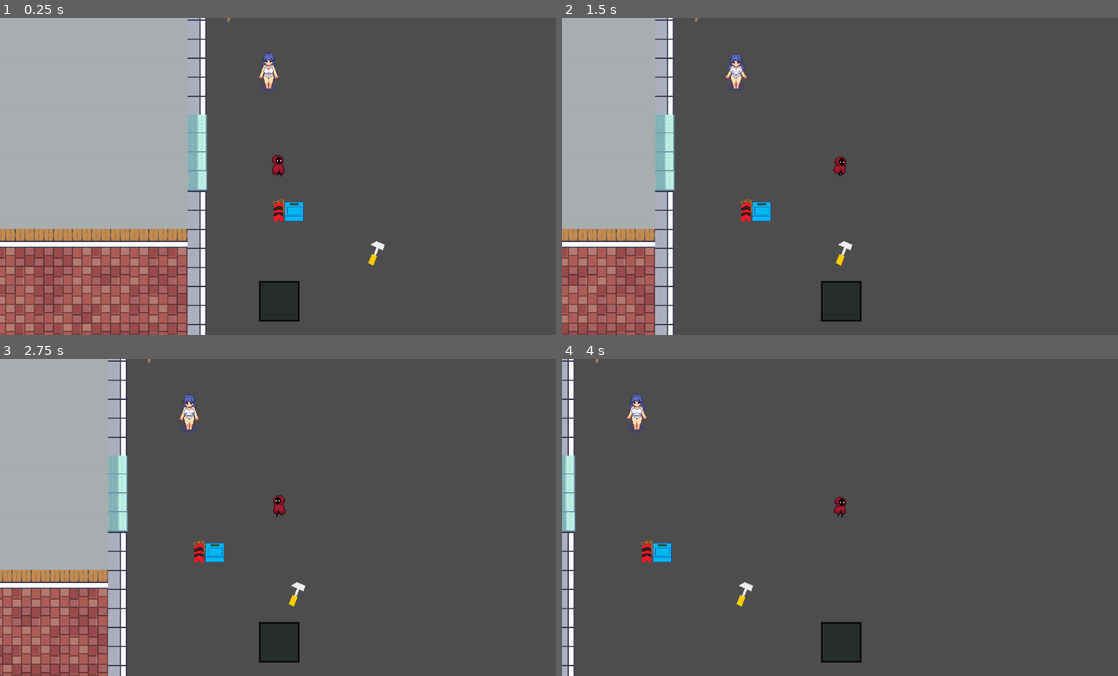
Above: before the commit, frames 1-4 (two rows, left to right).
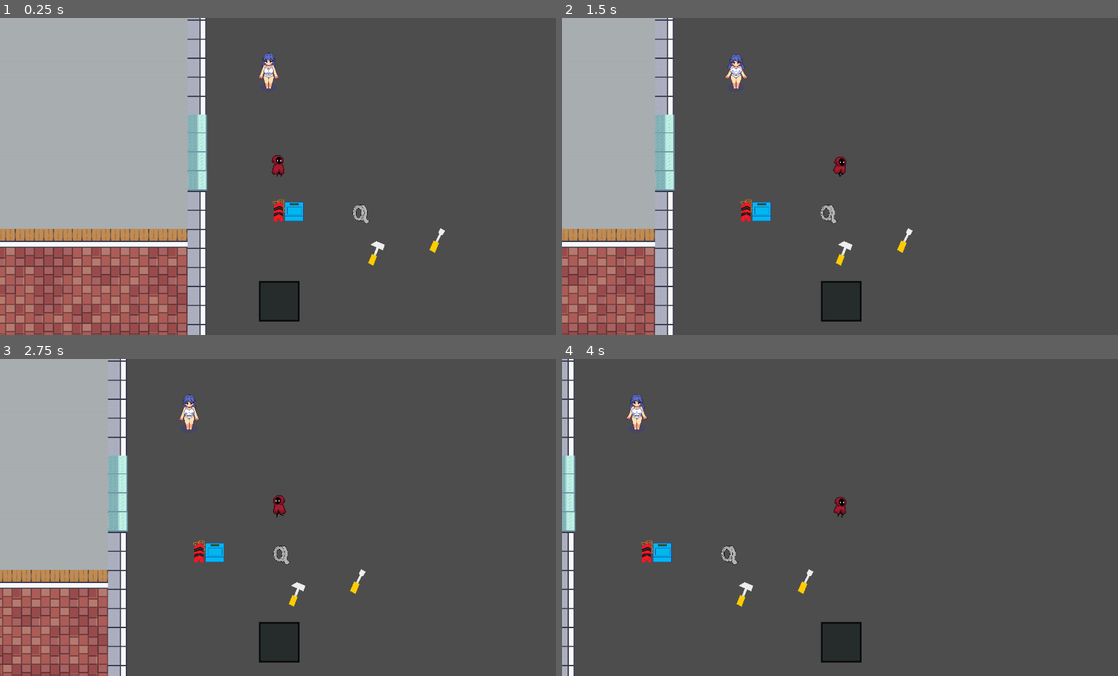
Above: after the commit, the same moments.

Repository: BrainFartScientist/bomb-game
Game: Godot game, scene res://scenes/level_01.tscn
Same seed, same stepped clock (60 frames per second), same inputs: the game is played once before the commit and once after it. This scene is started directly instead of the project's main scene.
Inputs (mouse positions are in pixels of both pictures, inside the frame that each line leads up to):
- Up to frame 1 (0.25 s): no input
- Up to frame 2 (1.5 s): tap Enter (ui_accept) at 0.5 s; move the mouse to (962, 160) at 0.52 s; hold D (move_right) from 0.53 s (still down); tap E (use_item) at 0.6 s; click (962, 160) at 0.67 s; tap Space (jump) at 0.77 s; move the mouse to (728, 192) at 1.27 s; tap F (chat) at 1.35 s
- Up to frame 3 (2.75 s): tap Space (jump) at 1.52 s; tap E (use_item) at 1.55, 2.3 s; move the mouse to (333, 447) at 2.02 s; release D (move_right) at 2.03 s; hold A (move_left) from 2.03 s (still down); click (333, 447) at 2.1 s
- Up to frame 4 (4 s): move the mouse to (812, 580) at 2.77 s; release A (move_left) at 2.78 s; hold D (move_right) from 2.78 s (still down); tap E (use_item) at 2.85, 3.6 s; click (812, 580) at 2.92 s; tap Space (jump) at 3.02, 3.77 s; move the mouse to (1006, 565) at 3.52 s

The runs differ from the first frame. In frame 1, 0.2% of the frame differs, in the area x 40-80%, y 0-75%; in frame 2, 0.2%; in frame 3, 0.2%; in frame 4, 0.2%.

Commit message:
Fixed bug

Diff:
--- a/scenes/level.tscn
+++ b/scenes/level.tscn
@@ -1,13 +1,12 @@
-[gd_scene load_steps=14 format=4 uid="uid://c0dilndsxtb0b"]
+[gd_scene load_steps=16 format=4 uid="uid://c0dilndsxtb0b"]
 
 [ext_resource type="Texture2D" uid="uid://dn33au3kv2aw7" path="res://assets/graphics/tilemap/Interiors_free_48x48.png" id="1_ac0sr"]
 [ext_resource type="Script" path="res://scenes/level.gd" id="1_lv1my"]
 [ext_resource type="Texture2D" uid="uid://c1t43vysx4uwv" path="res://assets/graphics/tilemap/Room_Builder_free_48x48.png" id="2_6d3mg"]
-[ext_resource type="PackedScene" uid="uid://cknfqe3di5lqi" path="res://scenes/tools/hammer.tscn" id="3_7fmch"]
 [ext_resource type="PackedScene" uid="uid://y8atnhog85c4" path="res://scenes/npcs/npc_01.tscn" id="4_tk0dy"]
 [ext_resource type="PackedScene" uid="uid://b7rqkmih4nqjp" path="res://scenes/player.tscn" id="5_2rqd1"]
 [ext_resource type="Script" path="res://scripts/npc_roaming.gd" id="5_a2u4c"]
-[ext_resource type="PackedScene" uid="uid://dty25t77687gl" path="res://scenes/window.tscn" id="5_c15bm"]
+[ext_resource type="PackedScene" path="res://scenes/window.tscn" id="5_c15bm"]
 [ext_resource type="PackedScene" uid="uid://bokajgctmqvq3" path="res://scenes/bombs/bomb_01_overworld.tscn" id="6_k1dbt"]
 [ext_resource type="Texture2D" uid="uid://bx01o7irndd2i" path="res://assets/gui/ToolBox.png" id="7_cueb0"]
 [ext_resource type="PackedScene" uid="uid://cwq75mpb28ixg" path="res://scenes/tools/item.tscn" id="8_clihd"]
@@ -1496,9 +1495,6 @@
 tile_set = SubResource("TileSet_rkmxv")
 script = SubResource("GDScript_qp784")
 
-[node name="Hammer" parent="." instance=ExtResource("3_7fmch")]
-position = Vector2(2689, 481)
-
 [node name="Window" parent="." instance=ExtResource("5_c15bm")]
 position = Vector2(2605, 770)
 
@@ -1547,27 +1543,16 @@
 [node name="Bomb01Overworld" parent="." instance=ExtResource("6_k1dbt")]
 position = Vector2(2832, 1022)
 
-[node name="ducttape" parent="." instance=ExtResource("8_clihd")]
-position = Vector2(3187, 999)
-scale = Vector2(0.6, 0.6)
-tool = "ducttape"
-script = null
-
-[node name="screwdriver" parent="."]
-_import_path = NodePath("")
-unique_name_in_owner = false
-process_mode = 0
-process_priority = 0
-process_physics_priority = 0
-process_thread_group = 0
-physics_interpolation_mode = 0
-auto_translate_mode = 0
-editor_description = ""
-position = Vector2(3080, 874)
-scale = Vector2(0.6, 0.6)
-script = null
-
 [node name="hammer" parent="." instance=ExtResource("8_clihd")]
 position = Vector2(3056, 1096)
 scale = Vector2(0.6, 0.6)
 tool = "hammer"
+
+[node name="screwdriver" parent="." instance=ExtResource("8_clihd")]
+position = Vector2(3209, 1064)
+scale = Vector2(0.6, 0.6)
+
+[node name="ducttape" parent="." instance=ExtResource("8_clihd")]
+position = Vector2(3016, 998)
+scale = Vector2(0.6, 0.6)
+tool = "ducttape"
--- a/scenes/level_01.tscn
+++ b/scenes/level_01.tscn
@@ -9,6 +9,9 @@
 level = NodePath("Level")
 
 [node name="Level" parent="." instance=ExtResource("1_i5tay")]
+position = Vector2(0, 0)
+script = null
 
 [node name="Bomb_01" parent="." instance=ExtResource("2_ksxmd")]
 visible = false
+id = "bomb_01"
--- a/scenes/tools/item.gd
+++ b/scenes/tools/item.gd
@@ -45,6 +45,6 @@
 		player.set_holding_tool(tool)
 		switch_tools(temp)
 	else:
-		player.holdingTool = tool
+		player.set_holding_tool(tool)
 		queue_free()
 	pass
--- a/scenes/window.gd
+++ b/scenes/window.gd
@@ -22,6 +22,7 @@
 		set_outline(false)
 
 func interact(player: Node):
+	if player.holdingTool == "hammer":
 		window_sprite.hide()
 		queue_free()
 
